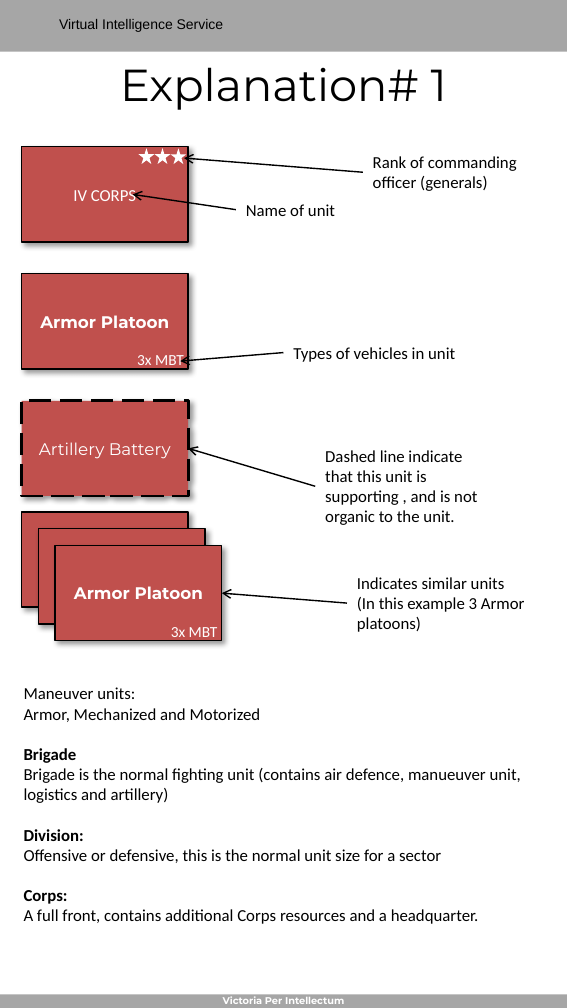
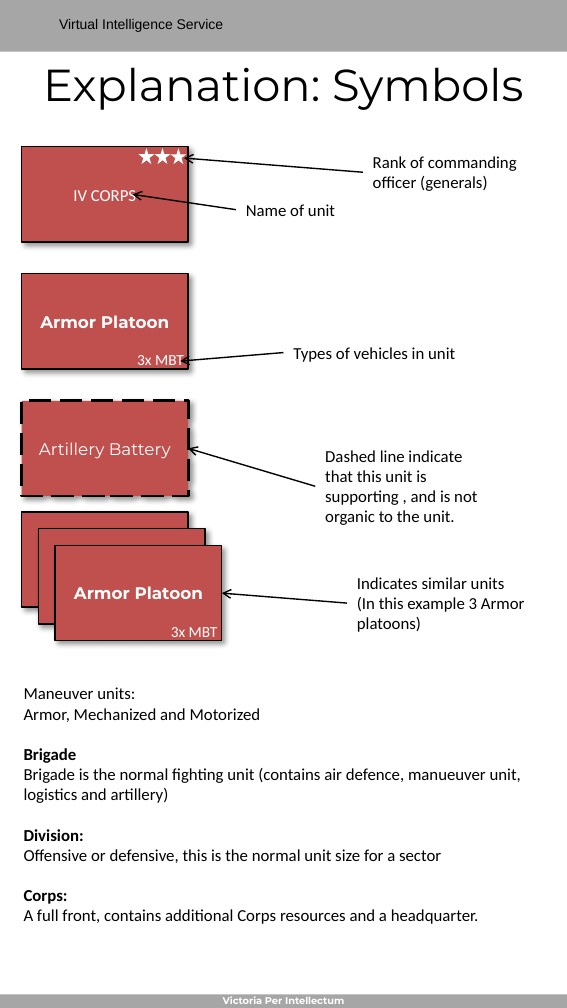
Before and after one commit to 132nd-vWing/ATRM_Brief, a slide deck: slide 4 of Files/VIS - Generic Order of Battle.pptx (slide 3 before the commit). Drawn at 567x1008 pixels with LibreOffice and Linux fonts; fonts in the diff are those of the drawing; background and template pictures are left out. Boxes give left, top, right and bottom in pixels: in the first picture for what was removed or moved away, otherwise in the second. Text is boxed around its words. In the diff, an @@ line names an element or a change of style, - is before the commit and + after.

```diff
--- a/Files/VIS - Generic Order of Battle.pptx
+++ b/Files/VIS - Generic Order of Battle.pptx
@@ title at bbox=[43, 67, 523, 110]: text changed @@
-Explanation# 1
+Explanation: Symbols
```
Also in this commit, not shown: 11 other slides changed, 18 slides added, 1 other file.
